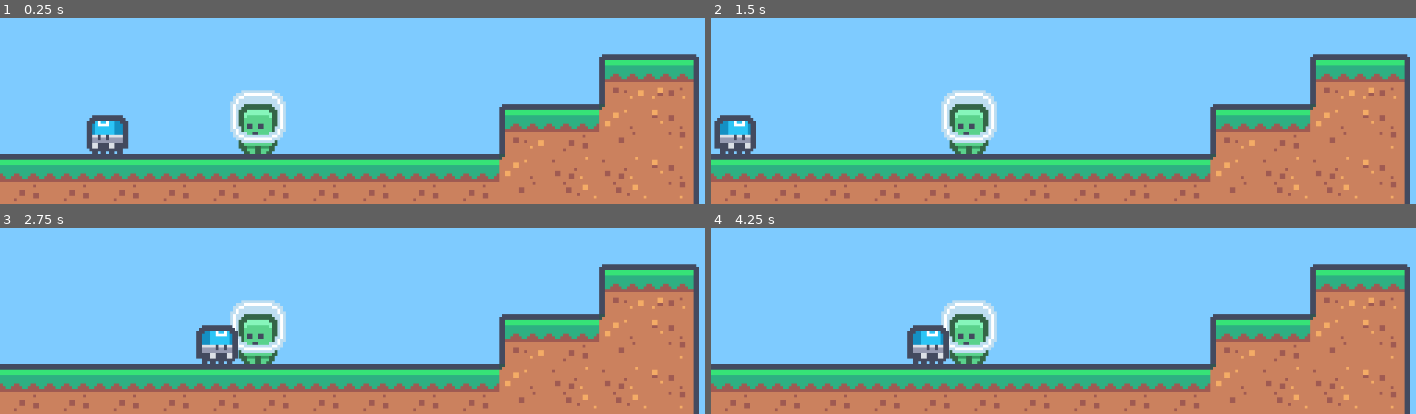
Above: before the commit, frames 1-4 (two rows, left to right).
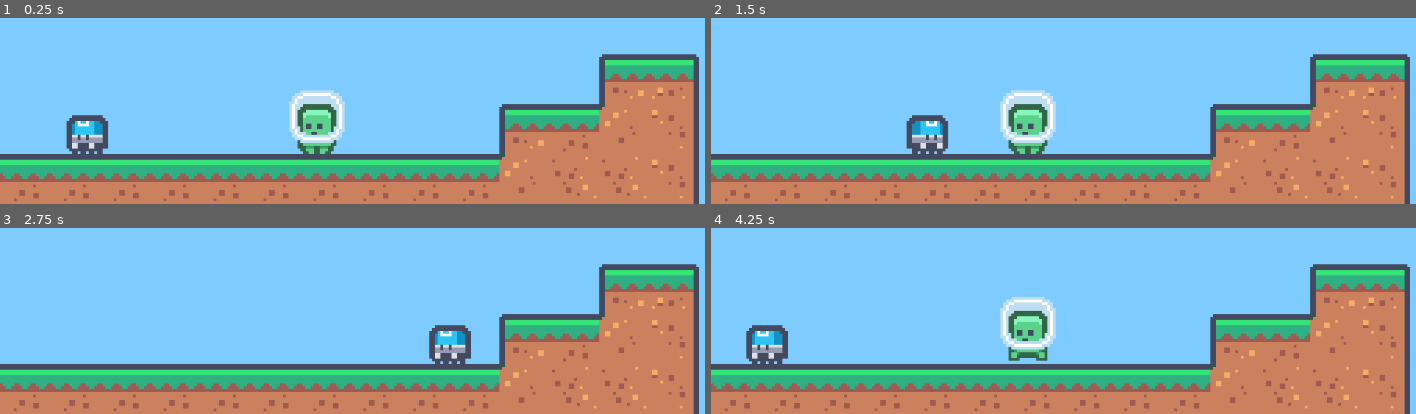
Above: after the commit, the same moments.

Repository: lzxh7/zero-lines
Game: Godot game, scene res://main.tscn
Two runs of this game, one before a commit and one after it. Both use one fixed random seed, a clock stepped at 60 frames per second and the inputs below.
Inputs:
- Up to frame 1 (0.25 s): no input
- Up to frame 2 (1.5 s): no input
- Up to frame 3 (2.75 s): no input
- Up to frame 4 (4.25 s): no input

The runs differ from the first frame. In frame 1, 6.3% of the frame differs, in the area x 9-49%, y 38-74%; in frame 2, 7.0%, in the area x 0-49%, y 38-74%; in frame 3, 4.6%; in frame 4, 6.9%.

Commit message:
revert point: about to delete animation player

Diff:
--- a/enemy.tscn
+++ b/enemy.tscn
@@ -60,7 +60,7 @@
 "times": PackedFloat32Array(0),
 "transitions": PackedFloat32Array(1),
 "update": 0,
-"values": [Vector2(-600, 0)]
+"values": [Vector2(-2000, 0)]
 }
 
 [sub_resource type="Animation" id="Animation_eofqy"]
@@ -138,7 +138,7 @@
 gravity_scale = 2.5
 lock_rotation = true
 linear_damp = 5.0
-constant_force = Vector2(-600, 0)
+constant_force = Vector2(-2000, 0)
 script = ExtResource("1_kwmjk")
 
 [node name="Icon" type="Sprite2D" parent="."]
@@ -147,6 +147,7 @@
 texture = SubResource("AtlasTexture_m0y77")
 offset = Vector2(5, -0.5)
 hframes = 2
+frame = 1
 
 [node name="CollisionShape2D" type="CollisionShape2D" parent="."]
 rotation = 1.5708
@@ -187,6 +188,8 @@
 wait_time = 0.001
 one_shot = true
 
+[node name="SquashDetection" type="Area2D" parent="."]
+
 [connection signal="ready" from="." to="AnimationPlayer" method="play" binds= [&"run"]]
 [connection signal="body_entered" from="GoRight" to="GoRight/Timer" method="start" unbinds=1]
 [connection signal="timeout" from="GoRight/Timer" to="LookLeftRight" method="play" binds= [&"look_right"]]
--- a/main.tscn
+++ b/main.tscn
@@ -694,6 +694,137 @@
 terrain_set_0/terrain_0/color = Color(1, 1, 1, 1)
 sources/0 = SubResource("TileSetAtlasSource_2kmqq")
 
+[sub_resource type="WorldBoundaryShape2D" id="WorldBoundaryShape2D_ygyig"]
+distance = -648.0
+
+[sub_resource type="Animation" id="Animation_v8jb7"]
+length = 0.001
+tracks/0/type = "value"
+tracks/0/imported = false
+tracks/0/enabled = true
+tracks/0/path = NodePath("Player/Icon:modulate")
+tracks/0/interp = 1
+tracks/0/loop_wrap = true
+tracks/0/keys = {
+"times": PackedFloat32Array(0),
+"transitions": PackedFloat32Array(1),
+"update": 0,
+"values": [Color(1, 1, 1, 1)]
+}
+tracks/1/type = "value"
+tracks/1/imported = false
+tracks/1/enabled = true
+tracks/1/path = NodePath("Player:collision_mask")
+tracks/1/interp = 1
+tracks/1/loop_wrap = true
+tracks/1/keys = {
+"times": PackedFloat32Array(0),
+"transitions": PackedFloat32Array(1),
+"update": 1,
+"values": [3]
+}
+tracks/2/type = "value"
+tracks/2/imported = false
+tracks/2/enabled = true
+tracks/2/path = NodePath("Player:position")
+tracks/2/interp = 1
+tracks/2/loop_wrap = true
+tracks/2/keys = {
+"times": PackedFloat32Array(0),
+"transitions": PackedFloat32Array(1),
+"update": 0,
+"values": [Vector2(457, 528)]
+}
+tracks/3/type = "value"
+tracks/3/imported = false
+tracks/3/enabled = true
+tracks/3/path = NodePath("Player:constant_force")
+tracks/3/interp = 1
+tracks/3/loop_wrap = true
+tracks/3/keys = {
+"times": PackedFloat32Array(0),
+"transitions": PackedFloat32Array(1),
+"update": 0,
+"values": [Vector2(0, 0)]
+}
+tracks/4/type = "value"
+tracks/4/imported = false
+tracks/4/enabled = true
+tracks/4/path = NodePath("Player:linear_velocity")
+tracks/4/interp = 1
+tracks/4/loop_wrap = true
+tracks/4/keys = {
+"times": PackedFloat32Array(0),
+"transitions": PackedFloat32Array(1),
+"update": 0,
+"values": [Vector2(0, 0)]
+}
+
+[sub_resource type="Animation" id="Animation_4illw"]
+resource_name = "reset"
+step = 0.0166667
+tracks/0/type = "value"
+tracks/0/imported = false
+tracks/0/enabled = true
+tracks/0/path = NodePath("Player/Icon:modulate")
+tracks/0/interp = 1
+tracks/0/loop_wrap = true
+tracks/0/keys = {
+"times": PackedFloat32Array(0, 0.4),
+"transitions": PackedFloat32Array(1, 1),
+"update": 0,
+"values": [Color(1, 1, 1, 1), Color(1, 0, 0, 1)]
+}
+tracks/1/type = "method"
+tracks/1/imported = false
+tracks/1/enabled = true
+tracks/1/path = NodePath("ResetGame")
+tracks/1/interp = 1
+tracks/1/loop_wrap = true
+tracks/1/keys = {
+"times": PackedFloat32Array(1),
+"transitions": PackedFloat32Array(1),
+"values": [{
+"args": [&"RESET"],
+"method": &"play"
+}]
+}
+tracks/2/type = "value"
+tracks/2/imported = false
+tracks/2/enabled = true
+tracks/2/path = NodePath("Player:collision_mask")
+tracks/2/interp = 1
+tracks/2/loop_wrap = true
+tracks/2/keys = {
+"times": PackedFloat32Array(0, 1),
+"transitions": PackedFloat32Array(1, 1),
+"update": 1,
+"values": [0, 3]
+}
+tracks/3/type = "method"
+tracks/3/imported = false
+tracks/3/enabled = true
+tracks/3/path = NodePath("Player")
+tracks/3/interp = 1
+tracks/3/loop_wrap = true
+tracks/3/keys = {
+"times": PackedFloat32Array(0, 0.0166667),
+"transitions": PackedFloat32Array(1, 1),
+"values": [{
+"args": [Vector2(0, -1200)],
+"method": &"apply_impulse"
+}, {
+"args": [Vector2(0, 650)],
+"method": &"add_constant_central_force"
+}]
+}
+
+[sub_resource type="AnimationLibrary" id="AnimationLibrary_2g5x2"]
+_data = {
+"RESET": SubResource("Animation_v8jb7"),
+"reset": SubResource("Animation_4illw")
+}
+
 [node name="Main" type="Node"]
 
 [node name="World" type="Node2D" parent="."]
@@ -707,7 +838,12 @@
 layer_0/tile_data = PackedInt32Array(2162718, 131072, 0, 2162719, 131072, 0, 2162720, 131072, 0, 2162721, 131072, 0, 21 …(1157 unchanged characters)…
 
 [node name="Player" parent="World" instance=ExtResource("1_ou0uc")]
-position = Vector2(372, 512)
+position = Vector2(457, 528)
+collision_mask = 3
+constant_force = Vector2(0, 0)
+
+[node name="Timer" parent="World/Player/EnemyDetection" index="1"]
+one_shot = true
 
 [node name="Camera2D" type="Camera2D" parent="World/Player"]
 limit_left = 0
@@ -733,4 +869,19 @@
 [node name="Enemy" parent="World" instance=ExtResource("3_f3hby")]
 position = Vector2(167, 543)
 
+[node name="StaticBody2D" type="RigidBody2D" parent="World"]
+collision_layer = 4
+collision_mask = 0
+gravity_scale = 0.0
+
+[node name="CollisionShape2D" type="CollisionShape2D" parent="World/StaticBody2D"]
+shape = SubResource("WorldBoundaryShape2D_ygyig")
+
 [node name="ResetGame" type="AnimationPlayer" parent="World"]
+libraries = {
+"": SubResource("AnimationLibrary_2g5x2")
+}
+
+[connection signal="timeout" from="World/Player/EnemyDetection/Timer" to="World/ResetGame" method="play" binds= [&"reset"]]
+
+[editable path="World/Player"]
--- a/player.tscn
+++ b/player.tscn
@@ -41,6 +41,9 @@
 [sub_resource type="CapsuleShape2D" id="CapsuleShape2D_jeqe1"]
 radius = 28.0
 height = 84.0
+
+[sub_resource type="RectangleShape2D" id="RectangleShape2D_m37ig"]
+size = Vector2(20, 7)
 
 [sub_resource type="Animation" id="Animation_2f42k"]
 length = 0.001
@@ -192,6 +195,7 @@
 }
 
 [node name="Player" type="RigidBody2D"]
+collision_layer = 8
 physics_material_override = SubResource("PhysicsMaterial_a7ajx")
 gravity_scale = 2.5
 lock_rotation = true
@@ -256,6 +260,23 @@
 [node name="ExitGround" type="Timer" parent="GroundDetection"]
 wait_time = 0.001
 one_shot = true
+
+[node name="EnemyDetection" type="Area2D" parent="."]
+collision_layer = 0
+collision_mask = 4
+monitorable = false
+
+[node name="CollisionShape2D" type="CollisionShape2D" parent="EnemyDetection"]
+shape = SubResource("CapsuleShape2D_3d3b0")
+
+[node name="Timer" type="Timer" parent="EnemyDetection"]
+wait_time = 0.001
+
+[node name="Squasher" type="Area2D" parent="."]
+
+[node name="CollisionShape2D" type="CollisionShape2D" parent="Squasher"]
+position = Vector2(0, 46.5)
+shape = SubResource("RectangleShape2D_m37ig")
 
 [node name="AnimationPlayer" type="AnimationPlayer" parent="."]
 libraries = {
@@ -286,3 +307,4 @@
 [connection signal="timeout" from="GroundDetection/ExitGround" to="Icon" method="set" binds= [&"frame_coords", Vector2i(1, 0)]]
 [connection signal="timeout" from="GroundDetection/ExitGround" to="Controls/JumpButton" method="set_block_signals" binds= [true]]
 [connection signal="timeout" from="GroundDetection/ExitGround" to="AnimationPlayer" method="set_active" binds= [false]]
+[connection signal="body_entered" from="EnemyDetection" to="EnemyDetection/Timer" method="start" unbinds=1]
--- a/project.godot
+++ b/project.godot
@@ -42,6 +42,12 @@
 ]
 }
 
+[layer_names]
+
+2d_physics/layer_2="ground"
+2d_physics/layer_3="enemies"
+2d_physics/layer_4="player"
+
 [rendering]
 
 renderer/rendering_method="gl_compatibility"
Not shown: 1 places in conditional.tscn that only renumber resources
Not shown: 1 places in main.tscn that only renumber resources
Not shown: 1 places in player.tscn that only renumber resources
